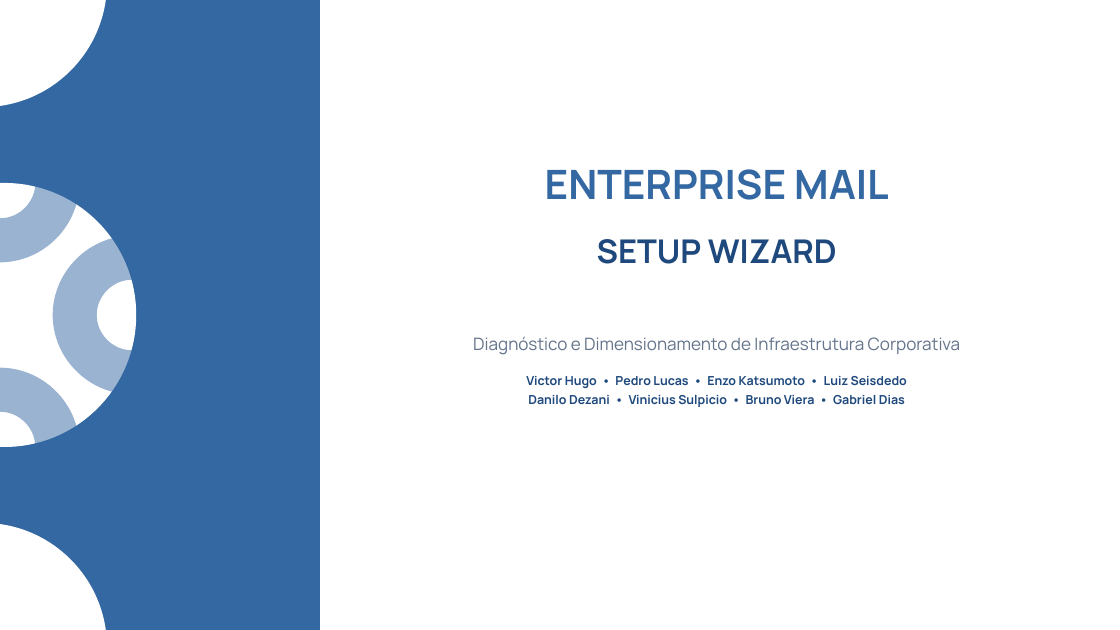
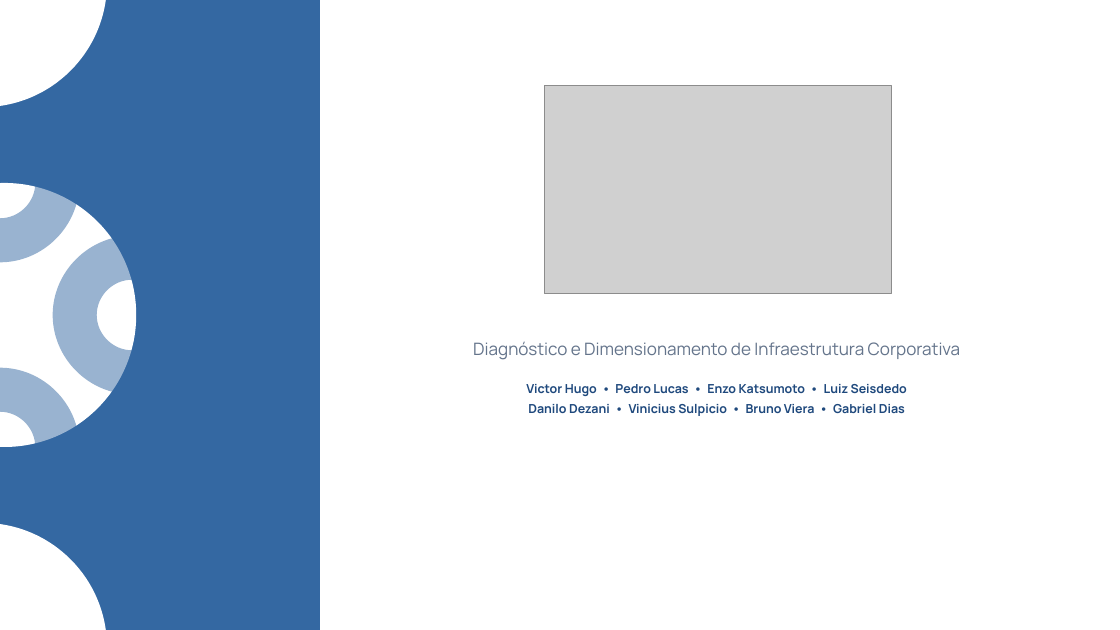
Before and after one commit to Viniciusulpicio/wizard-pattern, a slide deck: slide 1 of PADRAO.pptx. Drawn at 1120x630 pixels with LibreOffice and Linux fonts; fonts in the diff are those of the drawing; grey boxes stand for pictures. Boxes give left, top, right and bottom in pixels: in the first picture for what was removed or moved away, otherwise in the second. Text is boxed around its words. In the diff, an @@ line names an element or a change of style, - is before the commit and + after.

Commit message:
feat: update presentation cover title to Wizard Pattern and add official logo

```diff
--- a/PADRAO.pptx
+++ b/PADRAO.pptx
@@ picture added at bbox=[544, 86, 891, 293] @@
@@ text removed at bbox=[545, 169, 889, 200] @@
-ENTERPRISE MAIL
@@ text removed at bbox=[597, 239, 837, 264] @@
-SETUP WIZARD
@@ text at bbox=[473, 341, 960, 360]: more space between paragraphs @@
```
Also in this commit, not shown: 5 other files.
